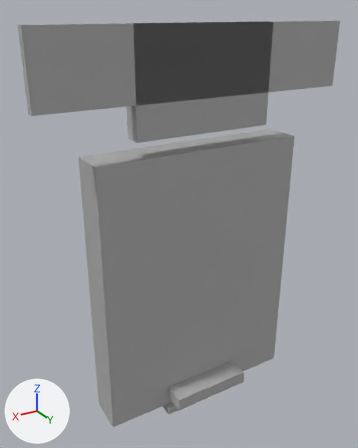
Before and after pictures for a commit that changed the glTF model models/kit/md/common.glb.
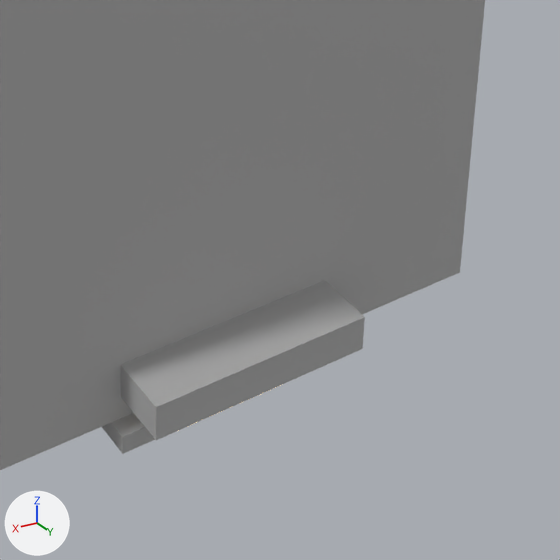
There are two pictures of each version: one whole from a camera (50 mm lens) standing at (1.618, 2.385, 2.558) and looking at (0.098, -0.149, 1.291), one close up on the part from 37% to 85% of the width and 61% to 100% of the height. Every picture has the same lights, and +X, +Y and +Z are marked at lower left. The older version's two pictures come first. Where no turn or scale is listed for an object, it has been applied to the vertices. Vertices at exactly the same position are counted once.

Objects in the first close-up: 'Band_service_shelf', 'Fix_batten_light', 'Fix_fire_embers'.
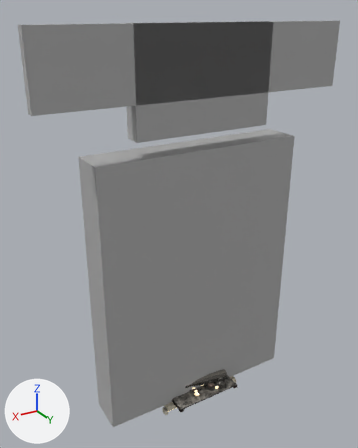
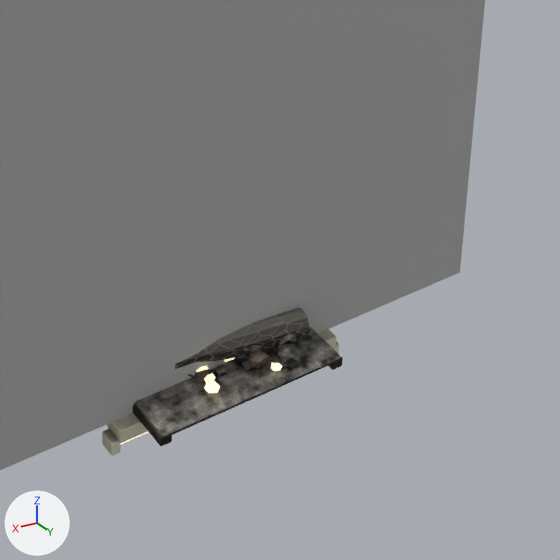
Where the change shows, as pixel boxes (x1, y1, x2, y2) in the close-ups (560 x 560 px):
```json
{"object": "Fix_fire_embers", "change": "reshaped, recoloured", "before": [120, 281, 365, 440], "after": [133, 307, 343, 446]}
{"object": "Fix_batten_light", "change": "reshaped", "before": [102, 413, 155, 454], "after": [102, 329, 339, 456]}
{"part": 3, "of": "me_fix_fire_embers_emit", "change": "cut back", "after": [196, 358, 282, 393]}
```

The change, as JSON lines over the scene's bpy script:
```json
{"op": "add", "block": "img_kit_fix_common_normal", "code": ["img_kit_fix_common_normal = load_image('Kit_fix_common_normal', '_unpacked/Kit_fix_common_normal', 1024, 1024, 'Non-Color')"]}
{"op": "add", "block": "img_kit_fix_common_orm", "code": ["img_kit_fix_common_orm = load_image('Kit_fix_common_orm', '_unpacked/Kit_fix_common_orm', 1024, 1024, 'Non-Color')"]}
{"op": "add", "block": "img_kit_fix_common_albedo", "code": ["img_kit_fix_common_albedo = load_image('Kit_fix_common_albedo', '_unpacked/Kit_fix_common_albedo', 1024, 1024, 'sRGB')"]}
{"op": "add", "block": "mat_kit_fix_common", "code": ["mat_kit_fix_common = bpy.data.materials.new('Kit_fix_common')", "# uses the picture img_kit_fix_common_albedo", "# uses the picture img_kit_fix_common_normal", "# uses the picture img_kit_fix_common_orm"]}
{"block": "me_fix_batten_light", "where": "# used by ob_fix_batten_light; location = (0.0, 0.0, 0.0)"}
{"op": "remove", "block": "me_fix_batten_light", "code": "me_fix_batten_light.from_pydata(...)  # 8 vertices, 12 faces; spans x -0.3..0.3, y -0.05..0.05, z -0.048..0.0"}
{"op": "remove", "block": "me_fix_batten_light", "code": "me_fix_batten_light.materials.append(mat_kit_grey)  # grey #adadad"}
{"op": "add", "block": "me_fix_batten_light", "code": "me_fix_batten_light.from_pydata(...)  # 168 vertices, 324 faces; spans x -0.312..0.312, y -0.032..0.032, z -0.074..0.0"}
{"block": "me_fix_batten_light", "change": "me_fix_batten_light part 1: 8 vertices removed from x -0.3..0.3, y -0.05..0.05, z -0.048..0.0; 168 vertices added at x -0.312..0.312, y -0.032..0.032, z -0.074..0.0"}
{"op": "add", "block": "me_fix_batten_light", "code": "me_fix_batten_light.materials.append(mat_kit_fix_common)"}
{"block": "me_fix_fire_embers", "where": "# used by ob_fix_fire_embers; location = (0.0, 0.0, 0.0)"}
{"op": "remove", "block": "me_fix_fire_embers", "code": "me_fix_fire_embers.from_pydata(...)  # 8 vertices, 12 faces; spans x -0.275..0.275, y -0.15..0.15, z 0.06..0.15"}
{"op": "remove", "block": "me_fix_fire_embers", "code": "me_fix_fire_embers.materials.append(mat_kit_grey)  # grey #adadad"}
{"op": "add", "block": "me_fix_fire_embers", "code": "me_fix_fire_embers.from_pydata(...)  # 556 vertices, 968 faces; spans x -0.256..0.256, y -0.14..0.12, z 0.0..0.124"}
{"block": "me_fix_fire_embers", "change": "me_fix_fire_embers part 2: 8 vertices removed from x -0.275..0.275, y -0.15..0.15, z 0.06..0.15; 556 vertices added at x -0.256..0.256, y -0.14..0.12, z 0.0..0.124"}
{"op": "add", "block": "me_fix_fire_embers", "code": "me_fix_fire_embers.materials.append(mat_kit_fix_common)"}
{"block": "me_fix_fire_embers_emit", "where": "# used by ob_fix_fire_embers_emit; location = (0.0, 0.0, 0.0)"}
{"op": "remove", "block": "me_fix_fire_embers_emit", "code": "me_fix_fire_embers_emit.from_pydata(...)  # 8 vertices, 12 faces; spans x -0.138..0.138, y -0.075..0.075, z 0.0..0.06"}
{"op": "add", "block": "me_fix_fire_embers_emit", "code": "me_fix_fire_embers_emit.from_pydata(...)  # 168 vertices, 280 faces; spans x -0.146..0.172, y -0.08..0.09, z 0.03..0.056"}
{"block": "me_fix_fire_embers_emit", "change": "me_fix_fire_embers_emit part 3: 8 vertices removed from x -0.138..0.138, y -0.075..0.075, z 0.0..0.06; 168 vertices added at x -0.146..0.172, y -0.08..0.09, z 0.03..0.056"}
```
